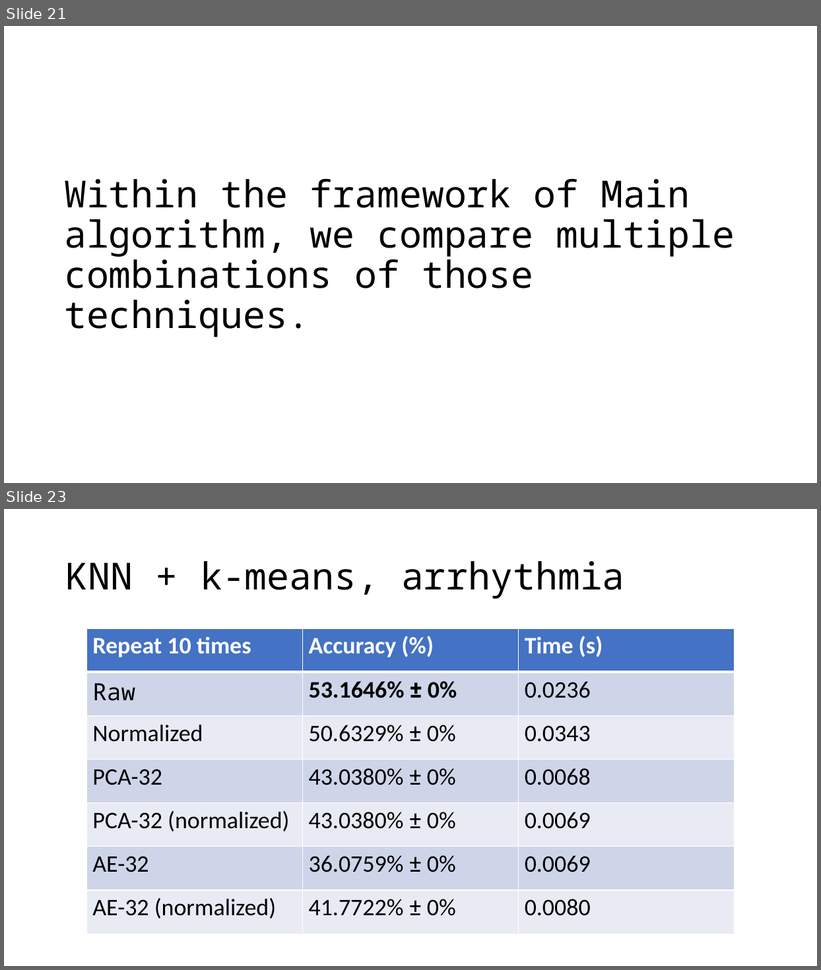
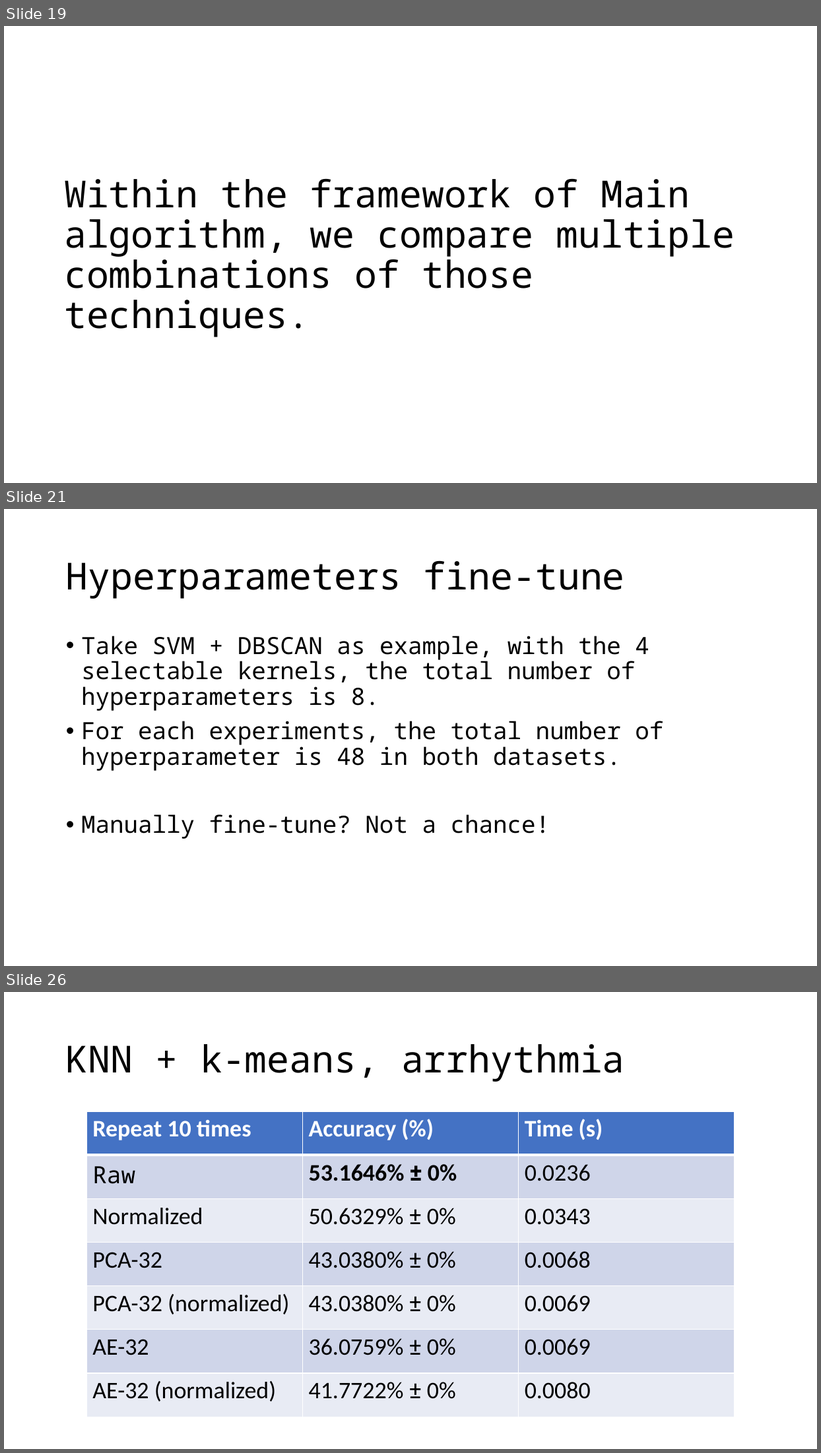
Before and after one commit to OEmiliatanO/CSE_data_mining, a slide deck: final/ppt/第八組.pptx. Shown one above the other, each under a label of ours: slides 21 and 23 before the commit, slides 19, 21 and 26 after it; the slides between them are not shown. The pictures are 821x970 and 821x1453 pixels, drawn with LibreOffice and Linux fonts; fonts in the diff are those of the drawing. Boxes give left, top, right and bottom in pixels: in the first picture for what was removed or moved away, otherwise in the second. Text is boxed around its words. In the diff, an @@ line names an element or a change of style, - is before the commit and + after.

```diff
--- a/final/ppt/第八組.pptx
+++ b/final/ppt/第八組.pptx
@@ slide 21 added at bbox=[4, 509, 817, 966], background #FFFFFF @@
@@ title added at bbox=[66, 560, 625, 599], 44 pt, text #000000 @@
+Hyperparameters fine-tune
@@ text added at bbox=[81, 636, 663, 839], 28 pt, text #000000 @@
+• Take SVM + DBSCAN as example, with the 4 selectable kernels, the total number of hyperparameters is 8.
+• For each experiments, the total number of hyperparameter is 48 in both datasets.
+• Manually fine-tune? Not a chance!
@@ what was slide 21 is now slide 19 @@
@@ what was slide 23 is now slide 26 @@
```
Also in this commit, not shown: 4 slides changed, 10 other slides added, 9 slides removed.
